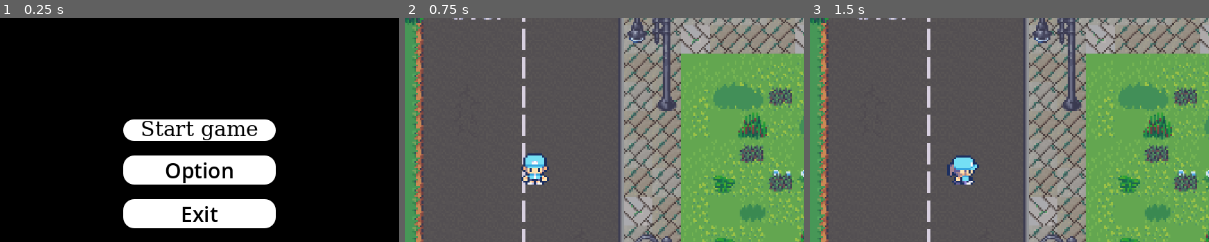
Above: before the commit, frames 1-3 (left to right).
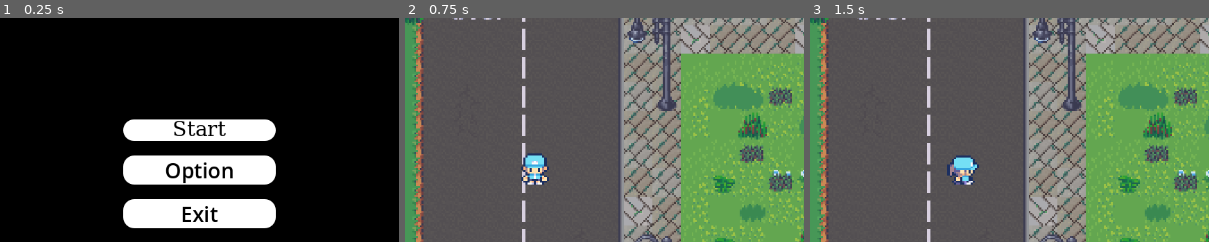
Above: after the commit, the same moments.

Repository: kevgan77/The-Return-of-The-Pineapple-Pizza
Game: Godot game, scene res://main_menu.tscn
The game is run twice, just before and just after one commit, with the same random seed, the same clock (stepped at 60 frames per second) and the same inputs. The engine's default icon, where the game draws it, is replaced by a stand-in: a white triangle on a blue panel in a dark square.
Inputs:
- Up to frame 1 (0.25 s): no input
- Up to frame 2 (0.75 s): click "Start game" (after the commit: "Start") at 0.5 s
- Up to frame 3 (1.5 s): tap Enter at 1.25 s; hold D (Right) from 1.28 s (still down); hold Shift (Sprint) from 1.28 s (still down)
The pictures show only the part of the screen within x 25-75%, y 15-65%; the shares and areas given below are measured in that part.

The runs differ from the first frame. In frame 1, 1.0% of the frame differs, in the area x 35-65%, y 45-55%; in frame 2, nothing differs; in frame 3, nothing differs.

Commit message:
egrtn

Diff:
--- a/InventorySlot.tscn
+++ b/InventorySlot.tscn
@@ -8,15 +8,24 @@
 
 [node name="Background" type="NinePatchRect" parent="."]
 layout_mode = 0
-offset_right = 40.0
-offset_bottom = 40.0
+offset_right = 1148.0
+offset_bottom = 642.0
 
 [node name="ItemIcon" type="TextureRect" parent="."]
-layout_mode = 0
-offset_right = 40.0
-offset_bottom = 40.0
+layout_mode = 1
+anchors_preset = -1
+anchor_left = 5.603
+anchor_top = 2.29
+anchor_right = 5.603
+anchor_bottom = 2.29
+offset_left = -224.12
+offset_top = -91.6
+offset_right = -184.12
+offset_bottom = -51.6
 
 [node name="StackLabel" type="Label" parent="."]
 layout_mode = 0
-offset_right = 40.0
-offset_bottom = 23.0
+offset_left = 11.0
+offset_top = 7.0
+offset_right = 1145.0
+offset_bottom = 643.0
--- a/main_menu.tscn
+++ b/main_menu.tscn
@@ -99,7 +99,7 @@
 theme_override_styles/hover = SubResource("StyleBoxFlat_fu7sn")
 theme_override_styles/pressed = SubResource("StyleBoxFlat_jix8l")
 theme_override_styles/normal = SubResource("StyleBoxFlat_rhts7")
-text = "Start game"
+text = "Start"
 
 [node name="Option" type="Button" parent="VBoxContainer"]
 layout_mode = 2
